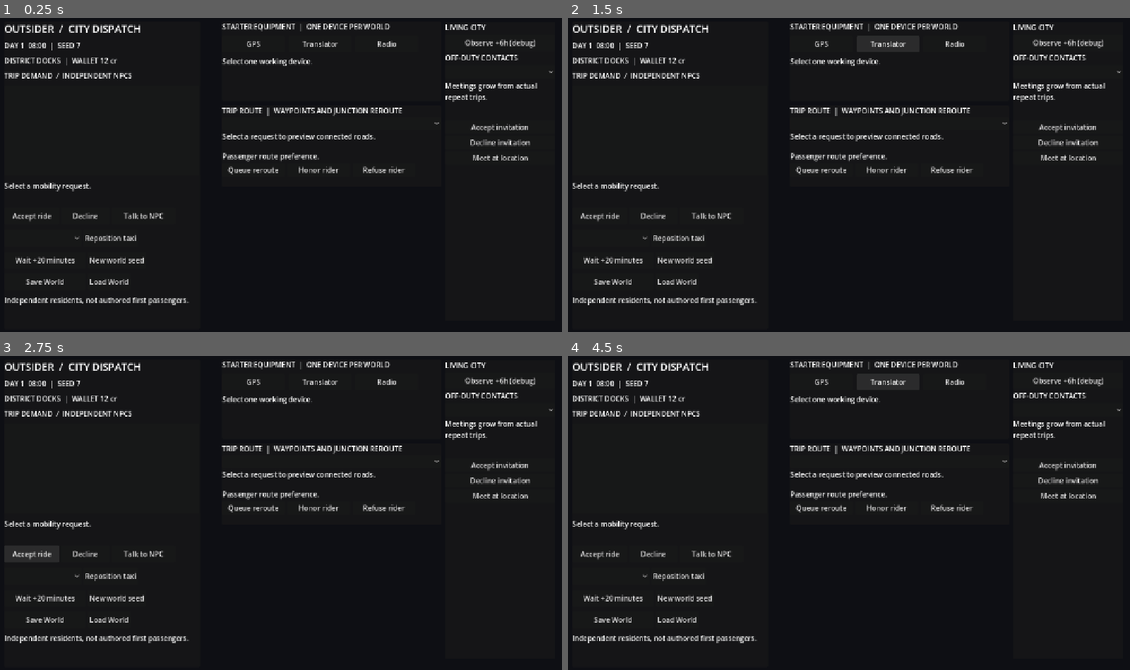
Above: before the commit, frames 1-4 (two rows, left to right).
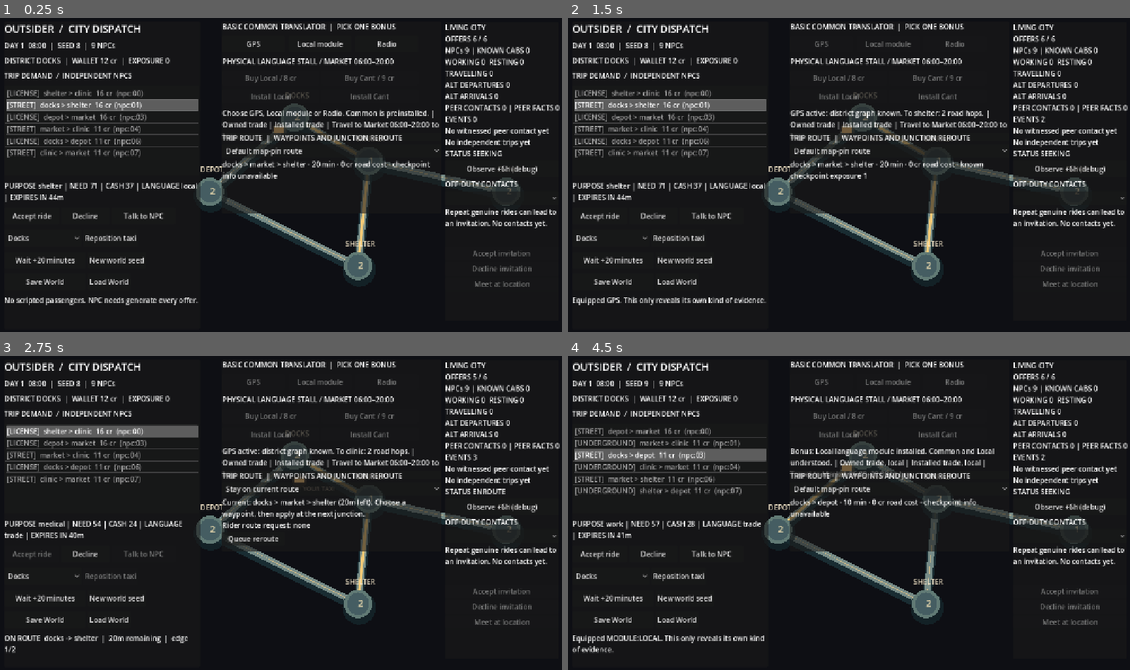
Above: after the commit, the same moments.

Repository: MohamedXIV/outsider-driver-2d
Game: Godot game, scene res://scenes/sandbox.tscn
The game is run twice, just before and just after one commit, with the same random seed, the same clock (stepped at 60 frames per second) and the same inputs.
Inputs (mouse positions are in pixels of both pictures, inside the frame that each line leads up to):
- Up to frame 1 (0.25 s): no input
- Up to frame 2 (1.5 s): click "GPS" at 0.5 s; click (888, 43) at 1.25 s, where only the run before the commit has a clickable "Translator"
- Up to frame 3 (2.75 s): click "Accept ride" at 2 s
- Up to frame 4 (4.5 s): click (601, 553) at 2.75 s, where only the run before the commit has a clickable "Accept ride"; click "New world seed" at 3.5 s; click "Translator" (after the commit: "Local module") at 4.25 s

The runs differ from the first frame. In frame 1, 14% of the frame differs, in the area x 0-100%, y 1-92%; in frame 2, 14%; in frame 3, 15%, in the area x 0-100%, y 1-95%; in frame 4, 15%.
Error before the commit: Parse Error: Cannot find member "ROUTE_MARKER" in base "SandboxKnowledge". (res://scripts/sandbox/sandbox_main.gd:394)

Commit message:
feat(languages): physical stall actions, starter bonus and bounded Common request in live sandbox UI

Diff:
--- a/scenes/sandbox.tscn
+++ b/scenes/sandbox.tscn
@@ -181,6 +181,11 @@
 autowrap_mode = 3
 text = "A live NPC speaks in their own language."
 
+[node name="RequestCommon" type="Button" parent="HUD/DialoguePanel/Content"]
+layout_mode = 2
+custom_minimum_size = Vector2(460, 30)
+text = "Ask to speak Common"
+
 [node name="Choices" type="VBoxContainer" parent="HUD/DialoguePanel/Content"]
 layout_mode = 2
 theme_override_constants/separation = 5
@@ -220,7 +225,7 @@
 offset_left = 510.0
 offset_top = 16.0
 offset_right = 1006.0
-offset_bottom = 196.0
+offset_bottom = 258.0
 
 [node name="Content" type="VBoxContainer" parent="HUD/GearPanel"]
 layout_mode = 2
@@ -228,7 +233,7 @@
 
 [node name="Heading" type="Label" parent="HUD/GearPanel/Content"]
 layout_mode = 2
-text = "STARTER EQUIPMENT  |  ONE DEVICE PER WORLD"
+text = "BASIC COMMON TRANSLATOR  |  PICK ONE BONUS"
 
 [node name="Devices" type="HBoxContainer" parent="HUD/GearPanel/Content"]
 layout_mode = 2
@@ -242,24 +247,54 @@
 [node name="Translator" type="Button" parent="HUD/GearPanel/Content/Devices"]
 layout_mode = 2
 custom_minimum_size = Vector2(142, 36)
-text = "Translator"
+text = "Local module"
 
 [node name="Radio" type="Button" parent="HUD/GearPanel/Content/Devices"]
 layout_mode = 2
 custom_minimum_size = Vector2(142, 36)
 text = "Radio"
 
+[node name="MarketHeading" type="Label" parent="HUD/GearPanel/Content"]
+layout_mode = 2
+text = "PHYSICAL LANGUAGE STALL / MARKET 06:00–20:00"
+
+[node name="MarketBuy" type="HBoxContainer" parent="HUD/GearPanel/Content"]
+layout_mode = 2
+
+[node name="BuyLocal" type="Button" parent="HUD/GearPanel/Content/MarketBuy"]
+layout_mode = 2
+custom_minimum_size = Vector2(220, 32)
+text = "Buy Local / 8 cr"
+
+[node name="BuyCant" type="Button" parent="HUD/GearPanel/Content/MarketBuy"]
+layout_mode = 2
+custom_minimum_size = Vector2(220, 32)
+text = "Buy Cant / 9 cr"
+
+[node name="MarketInstall" type="HBoxContainer" parent="HUD/GearPanel/Content"]
+layout_mode = 2
+
+[node name="InstallLocal" type="Button" parent="HUD/GearPanel/Content/MarketInstall"]
+layout_mode = 2
+custom_minimum_size = Vector2(220, 32)
+text = "Install Local"
+
+[node name="InstallCant" type="Button" parent="HUD/GearPanel/Content/MarketInstall"]
+layout_mode = 2
+custom_minimum_size = Vector2(220, 32)
+text = "Install Cant"
+
 [node name="Info" type="Label" parent="HUD/GearPanel/Content"]
-custom_minimum_size = Vector2(473, 70)
-layout_mode = 2
-autowrap_mode = 3
-text = "Select one working device."
+custom_minimum_size = Vector2(473, 53)
+layout_mode = 2
+autowrap_mode = 3
+text = "Common language is already translated; choose a bonus."
 
 [node name="RoutePanel" type="PanelContainer" parent="HUD"]
 offset_left = 510.0
-offset_top = 207.0
+offset_top = 268.0
 offset_right = 1006.0
-offset_bottom = 391.0
+offset_bottom = 452.0
 
 [node name="Content" type="VBoxContainer" parent="HUD/RoutePanel"]
 layout_mode = 2
--- a/scripts/sandbox/sandbox_main.gd
+++ b/scripts/sandbox/sandbox_main.gd
@@ -28,6 +28,11 @@
 @onready var _gps: Button = $HUD/GearPanel/Content/Devices/GPS
 @onready var _translator: Button = $HUD/GearPanel/Content/Devices/Translator
 @onready var _radio: Button = $HUD/GearPanel/Content/Devices/Radio
+@onready var _buy_local: Button = $HUD/GearPanel/Content/MarketBuy/BuyLocal
+@onready var _buy_cant: Button = $HUD/GearPanel/Content/MarketBuy/BuyCant
+@onready var _install_local: Button = $HUD/GearPanel/Content/MarketInstall/InstallLocal
+@onready var _install_cant: Button = $HUD/GearPanel/Content/MarketInstall/InstallCant
+@onready var _request_common: Button = $HUD/DialoguePanel/Content/RequestCommon
 @onready var _meeting_selector: OptionButton = $HUD/WorldPanel/Content/MeetingSelect
 @onready var _meeting_info: Label = $HUD/WorldPanel/Content/MeetingInfo
 @onready var _meeting_accept: Button = $HUD/WorldPanel/Content/MeetingActions/AcceptMeeting
@@ -66,7 +71,12 @@
 	_refuse.pressed.connect(_on_rider_answer.bind(false))
 	_city.waypoint_clicked.connect(_on_map_waypoint)
 	_gps.pressed.connect(_on_starter_device.bind("gps"))
-	_translator.pressed.connect(_on_starter_device.bind("translator"))
+	_translator.pressed.connect(_on_starter_device.bind("module:local"))
+	_buy_local.pressed.connect(_on_buy_module.bind("local"))
+	_buy_cant.pressed.connect(_on_buy_module.bind("cant"))
+	_install_local.pressed.connect(_on_install_module.bind("local"))
+	_install_cant.pressed.connect(_on_install_module.bind("cant"))
+	_request_common.pressed.connect(_on_ask_common)
 	_radio.pressed.connect(_on_starter_device.bind("radio"))
 	_meeting_selector.item_selected.connect(_on_meeting_selected)
 	_meeting_accept.pressed.connect(_on_meeting_accept)
@@ -191,6 +201,28 @@
 		_conversation = null # Re-read live context on the next conversation.
 	else:
 		_notice_text = "Only one starter device per world; equipment already selected."
+	_render()
+
+
+func _on_buy_module(language: String) -> void:
+	_notice_text = "Bought %s module from the Market Linguist; install it from inventory." % language if \
+			_world.buy_language_module(language) else "Go to the open market stall, check stock and credits."
+	_render()
+
+
+func _on_install_module(language: String) -> void:
+	_notice_text = "Installed %s: whole-language access is now active." % language if \
+			_world.install_language_module(language) else "Module not in inventory, already installed or currently busy."
+	_conversation = null # The next NPC encounter uses the newly installed language access.
+	_render()
+
+
+func _on_ask_common() -> void:
+	if _conversation == null or not _conversation.request_common(_world, get_tree()):
+		_notice_text = "Cannot request Common from this speaker right now."
+	else:
+		_notice_text = "Speaker switched to Common." if _conversation.understood() else \
+				"The speaker could not or would not switch to Common."
 	_render()
 
 
@@ -384,19 +416,31 @@
 	_gps.disabled = gear_selected
 	_translator.disabled = gear_selected
 	_radio.disabled = gear_selected
+	var stall: bool = _world.player_district == "market" and SandboxKnowledge.market_open(_world.minute) \
+			and _world.active_offer_id.is_empty() and not _world.meeting_in_progress()
+	_buy_local.disabled = not stall or _world.modules_owned.has("local") \
+			or int(_world.market_stock["local"]) == 0 or _world.credits < 8
+	_buy_cant.disabled = not stall or _world.modules_owned.has("cant") \
+			or int(_world.market_stock["cant"]) == 0 or _world.credits < 9
+	_install_local.disabled = not _world.modules_owned.has("local") or _world.modules_installed.has("local")
+	_install_cant.disabled = not _world.modules_owned.has("cant") or _world.modules_installed.has("cant")
 	match _world.starter_device:
 		"gps":
 			_gear_info.text = "GPS active: district graph known. To %s: %d road hops." % [
 				str(chosen.get("destination", _world.player_district)),
 				SandboxRoads.hops(_world.player_district, str(chosen.get("destination", _world.player_district)))
 			]
-		"translator":
-			_gear_info.text = "Translator: local route marker LEARNED; other speech unknown." if _world.knows(SandboxKnowledge.ROUTE_MARKER) else \
-					"Translator: uncalibrated. Ask a local speaker for a route to learn one marker."
+		"module:local":
+			_gear_info.text = "Bonus: Local language module installed. Common and Local understood."
 		"radio":
 			_gear_info.text = "Alien radio: 'Sha-ruu ... vekk nai ...' (no translation; local signal pattern recognized)."
 		_:
-			_gear_info.text = "Choose ONE starter: GPS (maps), Translator (limited phrases), Radio (alien broadcasts)."
+			_gear_info.text = "Choose GPS, Local module or Radio. Common is preinstalled."
+	_gear_info.text += " | Owned %s | Installed %s" % [
+		", ".join(_world.modules_owned), ", ".join(_world.modules_installed)
+	]
+	if not stall:
+		_gear_info.text += " | Travel to Market 06:00–20:00 to buy."
 	_render_meetings()
 	_dialogue_panel.visible = _conversation != null and not _meeting_panel.visible
 	for button in _dialogue_choices.get_children():
@@ -404,11 +448,14 @@
 	if _conversation != null:
 		var speaker_offer: Dictionary = _world.offer_by_id(_conversation.offer_id)
 		var speaker: Dictionary = _world.resident(str(speaker_offer.get("npc_id", "")))
-		_dialogue_title.text = "SPEAKING  |  %s  |  %s" % [
-			speaker["id"], "trade speech" if _conversation.understood() else \
-					("local speech / route marker recognized" if _conversation.recognizes_route() else "unfamiliar alien language")
+		_dialogue_title.text = "SPEAKING | %s | %s | %s" % [
+			speaker["id"], str(speaker["language"]).to_upper(),
+			"translated" if _conversation.understood() else "untranslated"
 		]
 		var frame: Dictionary = _conversation.current_frame()
+		_request_common.visible = not _conversation.understood() \
+				and not _world.common_requests.has(_conversation.offer_id) \
+				and frame.get("tags", []).has("intent:request_trip")
 		_dialogue_text.text = str(frame.get("text", ""))
 		var choices: Array = frame.get("choices", [])
 		for i in range(choices.size()):
@@ -417,6 +464,8 @@
 			button.custom_minimum_size = Vector2(0, 32)
 			button.pressed.connect(_on_dialogue_choice.bind(i))
 			_dialogue_choices.add_child(button)
+	if _conversation == null:
+		_request_common.visible = false
 	var phase: String = "enroute" if not _world.active_offer_id.is_empty() else "seeking"
 	var departed: int = _count_events("npc_alternative_departed")
 	var arrived: int = _count_events("npc_alternative_arrived")
@@ -465,7 +514,7 @@
 			_world.route_segment + 1, _world.route_nodes.size() - 1
 		]
 	if OS.has_feature("web"):
-		var web_state: String = "Object.assign(document.documentEl …(446 unchanged characters)… evice:'%s',sandboxKnowledge:'%d',sandboxRouteMarker:'%s',sandboxGearInfo:%s,sandboxAltDepar …(566 unchanged characters)…
+		var web_state: String = "Object.assign(document.documentEl …(446 unchanged characters)… evice:'%s',sandboxKnowledge:'%d',sandboxOwned:%s,sandboxInstalled:%s,sandboxMarketStock:%s,sandboxCommonRequested:'%s',sandboxMarketOpen:'%s',sandboxGearInfo:%s,sandboxAltDepar …(566 unchanged characters)…
 			_world.seed, available.size(), _world.residents.size(), _world.events.size(),
 			_world.credits, _world.risk, phase, _world.player_district,
 			_selected_id, str(not _accept.disabled).to_lower(), _settled_count(),
@@ -474,8 +523,10 @@
 			str(_conversation.understood()).to_lower() if _conversation != null else "false",
 			_conversation.offer_id if _conversation != null else "",
 			_last_intent, _last_outcome, JSON.stringify(_dialogue_text.text if _conversation != null else ""),
-			_world.starter_device, _world.knowledge.size(), str(_world.knows(SandboxKnowledge.ROUTE_MARKER)).to_lower(),
-			JSON.stringify(_gear_info.text), departed, arrived, working, resting, moving,
+			_world.starter_device, _world.knowledge.size(), JSON.stringify(_world.modules_owned),
+			JSON.stringify(_world.modules_installed), JSON.stringify(_world.market_stock),
+			str(_world.common_requests.has(_conversation.offer_id)).to_lower() if _conversation != null else "false",
+			str(stall).to_lower(), JSON.stringify(_gear_info.text), departed, arrived, working, resting, moving,
 			JSON.stringify(_world.route_nodes), _world.route_segment, _world.route_edge_elapsed,
 			_route_waypoint, JSON.stringify(_route_preview.text),
 			JSON.stringify(_world.pending_route_nodes),
@@ -491,6 +542,27 @@
 		]
 		JavaScriptBridge.eval(web_state, true)
 		_expose_meeting_web()
+		call_deferred("_publish_language_web")
+
+
+func _publish_language_web() -> void:
+	if not OS.has_feature("web"):
+		return
+	await get_tree().process_frame
+	if not is_inside_tree():
+		return
+	var values: Dictionary = {
+		"sandboxBuyLocalPoint": _buy_local.get_global_rect().get_center(),
+		"sandboxBuyCantPoint": _buy_cant.get_global_rect().get_center(),
+		"sandboxInstallLocalPoint": _install_local.get_global_rect().get_center(),
+		"sandboxInstallCantPoint": _install_cant.get_global_rect().get_center(),
+		"sandboxCommonPoint": _request_common.get_global_rect().get_center()
+	}
+	var payload: Dictionary = {}
+	for key in values:
+		var pos: Vector2 = values[key]
+		payload[key] = JSON.stringify([roundi(pos.x), roundi(pos.y)])
+	JavaScriptBridge.eval("Object.assign(document.documentElement.dataset,%s)" % JSON.stringify(payload), true)
 
 
 func _render_meetings() -> void:
@@ -647,7 +719,8 @@
 		start = _world.route_nodes[_world.route_segment + 1]
 		if pending_question:
 			var speaker: Dictionary = _world.resident(str(offer["npc_id"]))
-			var legible: bool = SandboxKnowledge.understands(str(speaker["language"]), _world.knowledge)
+			var legible: bool = SandboxKnowledge.understands(str(speaker["language"]), _world.modules_installed) \
+					or bool(_world.common_requests.get(_world.active_offer_id, false))
 			_rider_info.text = "Rider requests %s corridor (%s)." % [
 				str(request["via"]).capitalize(), str(request["reason"]).replace("_", " ")
 			] if legible else "Rider gestures toward %s on the map; motive unclear." % str(request["via"]).capitalize()
